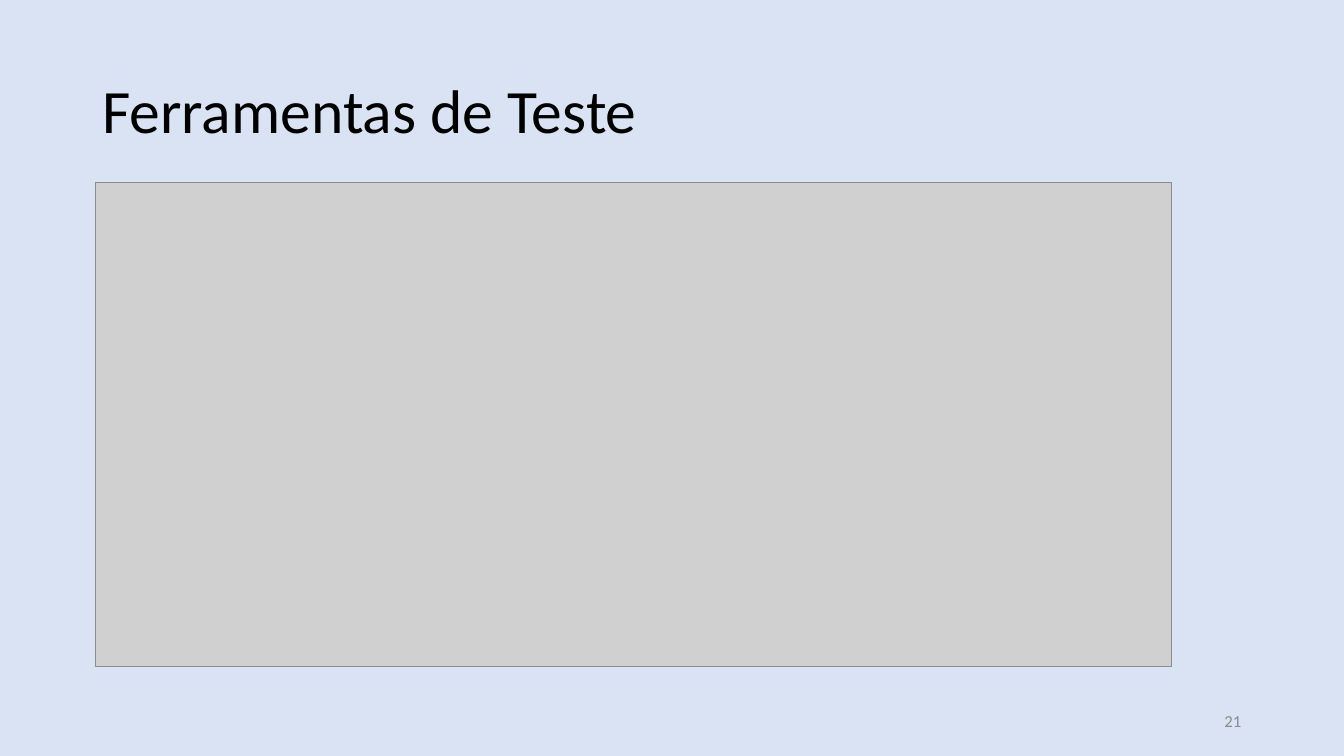
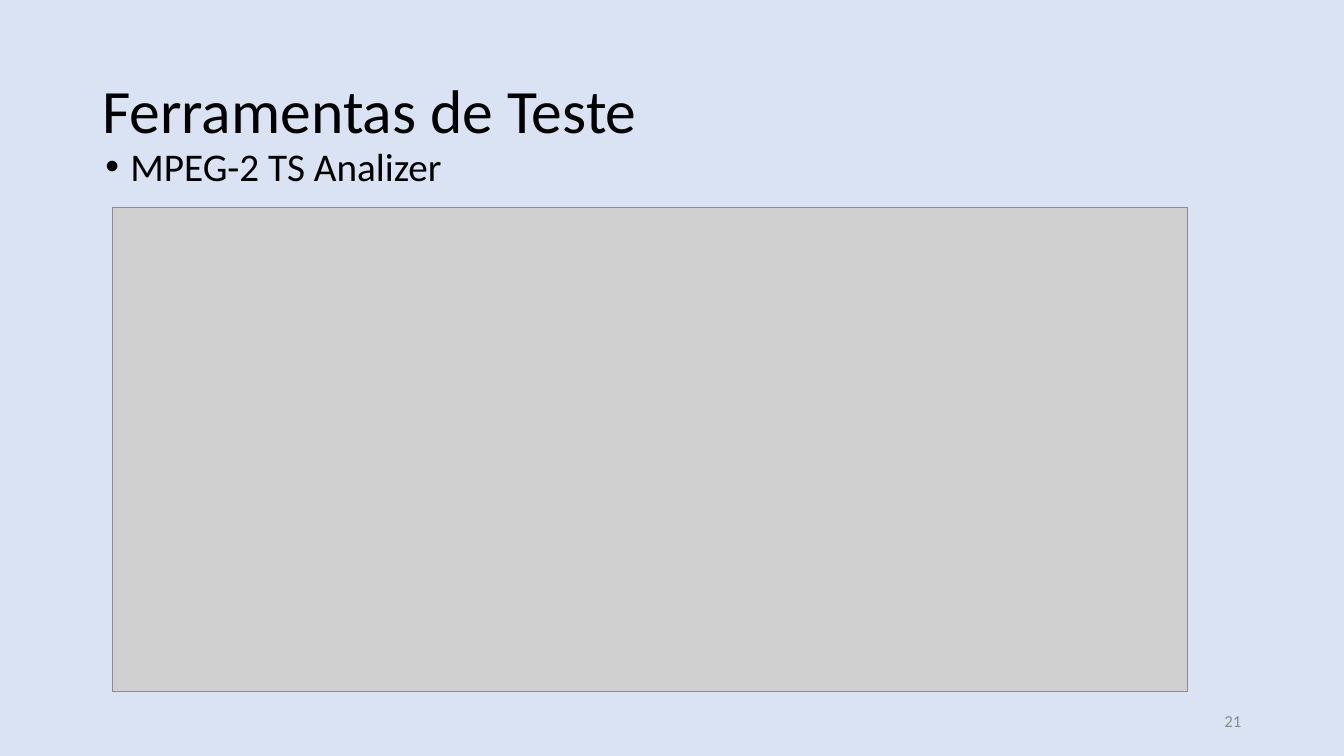
Before and after one commit to nasall2/TCC, a slide deck: slide 21 of relatorio/abntex2-modelos-1.9.2/figuras/apresentacao.pptx. Drawn at 1344x756 pixels with LibreOffice and Linux fonts; fonts in the diff are those of the drawing; grey boxes stand for pictures. Boxes give left, top, right and bottom in pixels: in the first picture for what was removed or moved away, otherwise in the second. Text is boxed around its words. In the diff, an @@ line names an element or a change of style, - is before the commit and + after.

```diff
--- a/relatorio/abntex2-modelos-1.9.2/figuras/apresentacao.pptx
+++ b/relatorio/abntex2-modelos-1.9.2/figuras/apresentacao.pptx
@@ text added at <box>130,153,442,182</box>, 28 pt, text #000000 @@
+• MPEG-2 TS Analizer
@@ picture: place and size @@
-picture at <box>96,182,1172,666</box>
+picture at <box>113,208,1189,692</box>
```
Also in this commit, not shown: 10 other slides changed, 20 slides added, 7 slides removed, 1 other file.
